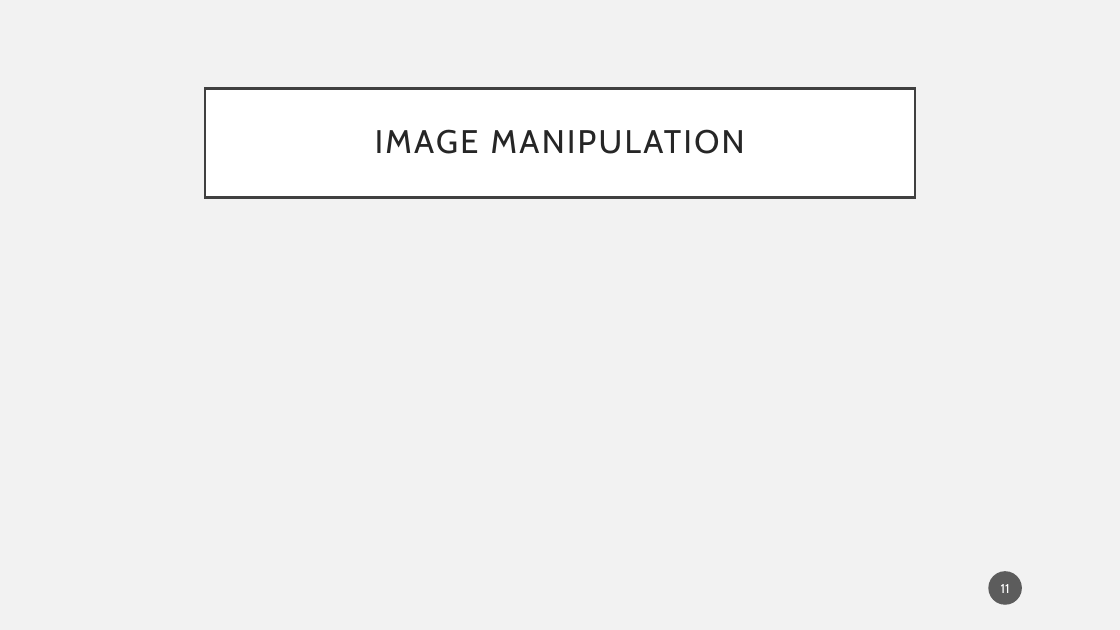
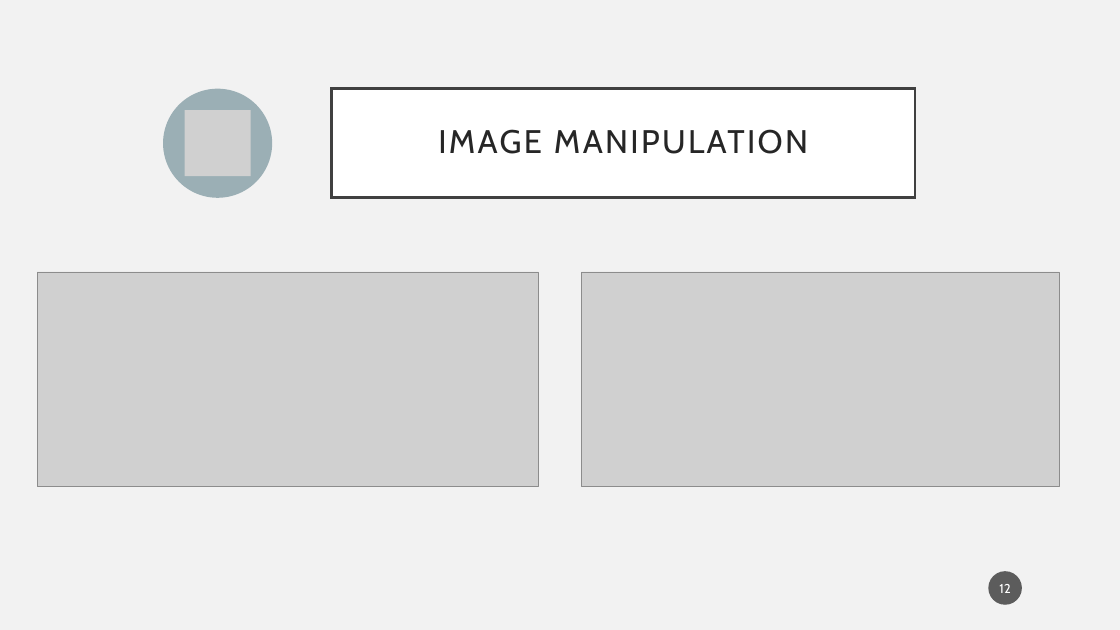
Before and after one commit to PelleDeOntwikkelaar/NumCalLicensePlate, a slide deck: slide 13 of presentation.pptx (slide 12 before the commit). Drawn at 1120x630 pixels with LibreOffice and Linux fonts; fonts in the diff are those of the drawing; grey boxes stand for pictures. Boxes give left, top, right and bottom in pixels: in the first picture for what was removed or moved away, otherwise in the second. Text is boxed around its words. In the diff, an @@ line names an element or a change of style, - is before the commit and + after.

```diff
--- a/presentation.pptx
+++ b/presentation.pptx
@@ ellipse added at [163,89,272,198], fill #9BAFB5 @@
@@ title "IMAGE MANIPULATION": place and size @@
-title "IMAGE MANIPULATION" at [205,88,915,197]
+title "IMAGE MANIPULATION" at [332,88,915,197]
@@ picture added at [185,110,251,176] @@
@@ picture added at [37,272,539,487] @@
@@ picture added at [581,272,1060,487] @@
@@ page number at [999,584,1010,593]: text changed @@
-11
+12
```
Also in this commit, not shown: 5 slides added, 3 slides removed, 9 other files.
